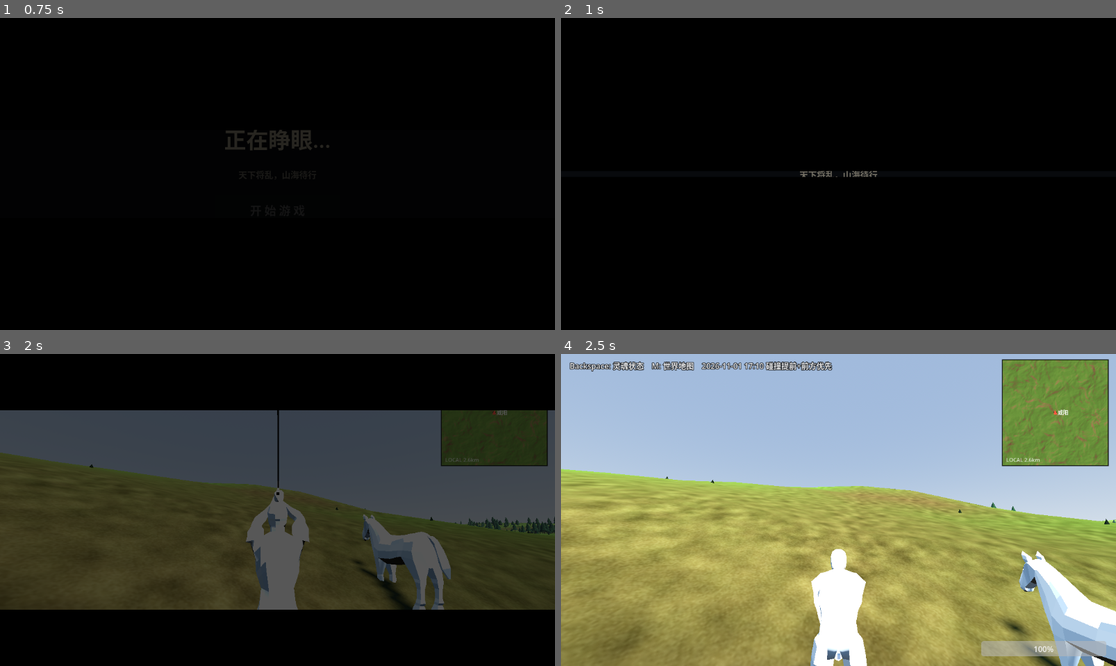
Above: before the commit, frames 1-4 (two rows, left to right).
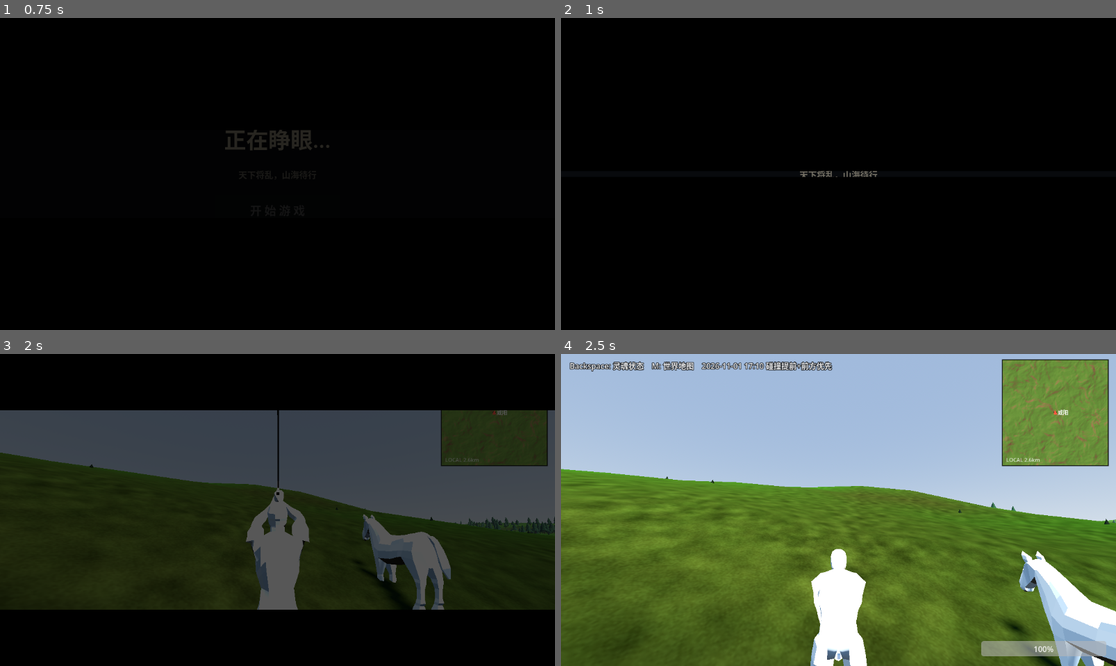
Above: after the commit, the same moments.

Repository: Richesfire/map
Game: Godot game, scene res://scenes/main_menu.tscn
Two runs of this game, one before a commit and one after it. Both use one fixed random seed, a clock stepped at 60 frames per second and the inputs below.
Inputs (mouse positions are in pixels of both pictures, inside the frame that each line leads up to):
- Up to frame 1 (0.75 s): click "开 始 游 戏" at 0.5 s
- Up to frame 2 (1 s): no input
- Up to frame 3 (2 s): tap Enter at 1.25 s; move the mouse to (305, 510) at 1.27 s; hold W (move_forward) from 1.28 s (still down); hold F (interact) from 1.28 s (still down); click (305, 510) at 1.42 s; tap Space (jump) at 1.52 s
- Up to frame 4 (2.5 s): keep holding W (move_forward); move the mouse to (810, 510) at 2.02 s; release F (interact) at 2.03 s; tap Enter at 2.1 s; tap Space (jump) at 2.27 s

Frames 1-2 are identical in both runs. In frame 3, 31% of the frame differs, in the area x 0-100%, y 31-82%; in frame 4, 50%, in the area x 0-100%, y 36-100%.

Commit message:
地块按生物群系染色；目标标记随球转；窗口失焦放开鼠标

Diff:
--- a/godot/scripts/map/map_world.gd
+++ b/godot/scripts/map/map_world.gd
@@ -47,6 +47,25 @@
 var _prop_meshes: Dictionary = {}
 var _built := false
 var biome: BiomeMap
+
+## 地表染色（和地球仪上那套同源，只是压淡一些，免得地面过饱和）
+const BIOME_TINTS := {
+	"ocean": Color(0.35, 0.55, 0.85),
+	"ice": Color(0.95, 0.97, 1.00),
+	"tundra": Color(0.72, 0.76, 0.68),
+	"alpine": Color(0.86, 0.86, 0.84),
+	"mountain": Color(0.78, 0.74, 0.68),
+	"hills": Color(0.86, 0.92, 0.78),
+	"forest": Color(0.62, 0.78, 0.58),
+	"jungle": Color(0.48, 0.72, 0.42),
+	"savanna": Color(1.02, 0.98, 0.66),
+	"steppe": Color(1.00, 0.96, 0.72),
+	"desert": Color(1.18, 1.04, 0.72),
+	"badland": Color(1.05, 0.98, 0.88),
+	"marsh": Color(0.66, 0.80, 0.68),
+	"plain": Color(0.92, 1.00, 0.88),
+	"inland_water": Color(0.45, 0.65, 0.90),
+}
 var _biome_parts: Dictionary = {}
 var _tiles_x := 0
 var _tiles_z := 0
@@ -280,6 +299,7 @@
 	var tile := TerrainTile.new()
 	tile.biome_id = bid
 	tile.biome_parts = _biome_parts.get(bid, {})
+	tile.biome_color = BIOME_TINTS.get(bid, Color.WHITE)
 	tile.ground_material = _ground_material
 	tile.prop_material = _prop_material
 	tile.prop_meshes = _prop_meshes
--- a/godot/scripts/map/terrain_tile.gd
+++ b/godot/scripts/map/terrain_tile.gd
@@ -47,6 +47,7 @@
 var v_center := 0.0
 var build_scatter := true
 var biome_id := "plain"
+var biome_color := Color.WHITE
 var biome_parts: Dictionary = {}      # kind -> [零件编号]
 
 ## 本格的球面地址 (face, x, y)
@@ -227,7 +228,7 @@
 	else:
 		_ground = MeshInstance3D.new()
 		_ground.name = "Ground"
-		_ground.material_override = ground_material
+		_ground.material_override = _make_tinted_material()
 		add_child(_ground)
 		_ground.mesh = mesh
 
@@ -632,3 +633,12 @@
 	h = ((h ^ (h >> 13)) * 1274126177) & 0x7FFFFFFF
 	h = h ^ (h >> 16)
 	return float(h & 0xFFFF) / 65535.0
+
+
+## 每块地一份材质实例，只为了给 biome_tint 传不同的颜色。
+func _make_tinted_material() -> Material:
+	if ground_material is ShaderMaterial:
+		var m := (ground_material as ShaderMaterial).duplicate() as ShaderMaterial
+		m.set_shader_parameter("biome_tint", biome_color)
+		return m
+	return ground_material
--- a/godot/scripts/map/world_map_overlay.gd
+++ b/godot/scripts/map/world_map_overlay.gd
@@ -25,6 +25,13 @@
 		if font != null:
 			draw_string(font, p + Vector2(8, 5), a.label, HORIZONTAL_ALIGNMENT_LEFT,
 					-1, 15, Color(1, 1, 1, 0.96))
+
+	# ---- 旅行准星：只在还没定下目标时画（定下后只画球上那个，跟着球转）
+	if dialog._target_dir == Vector3.ZERO:
+		_draw_reticle(dialog.pin_pos())
+
+	if false:
+		pass
 
 	# ---- 旅行准星（停靠在左侧，可拖到球上）
 	var pp := dialog.pin_pos()
@@ -55,3 +62,12 @@
 		if font != null:
 			draw_string(font, pm + Vector2(14, 5), "你在这里", HORIZONTAL_ALIGNMENT_LEFT,
 					-1, 14, Color(1, 0.75, 0.6, 0.95))
+
+
+func _draw_reticle(pp: Vector2) -> void:
+	draw_circle(pp, 15.0, Color(0.06, 0.05, 0.03, 0.55))
+	draw_arc(pp, 15.0, 0.0, TAU, 32, Color(0.98, 0.82, 0.32, 0.95), 2.5)
+	draw_line(pp + Vector2(-22, 0), pp + Vector2(-8, 0), Color(0.98, 0.82, 0.32), 2.0)
+	draw_line(pp + Vector2(8, 0), pp + Vector2(22, 0), Color(0.98, 0.82, 0.32), 2.0)
+	draw_line(pp + Vector2(0, -22), pp + Vector2(0, -8), Color(0.98, 0.82, 0.32), 2.0)
+	draw_line(pp + Vector2(0, 8), pp + Vector2(0, 22), Color(0.98, 0.82, 0.32), 2.0)
--- a/godot/scripts/world/world_root.gd
+++ b/godot/scripts/world/world_root.gd
@@ -128,10 +128,10 @@
 ## 否则光标被游戏抓着，桌面上的鼠标会"消失"
 func _notification(what: int) -> void:
 	match what:
-		NOTIFICATION_APPLICATION_FOCUS_OUT:
+		NOTIFICATION_APPLICATION_FOCUS_OUT, NOTIFICATION_WM_WINDOW_FOCUS_OUT:
 			if Input.mouse_mode == Input.MOUSE_MODE_CAPTURED:
 				Input.mouse_mode = Input.MOUSE_MODE_VISIBLE
-		NOTIFICATION_APPLICATION_FOCUS_IN:
+		NOTIFICATION_APPLICATION_FOCUS_IN, NOTIFICATION_WM_WINDOW_FOCUS_IN:
 			if not _soul and not _map_open and player != null:
 				Input.mouse_mode = Input.MOUSE_MODE_CAPTURED
 
--- a/godot/shaders/terrain_splat.gdshader
+++ b/godot/shaders/terrain_splat.gdshader
@@ -33,6 +33,10 @@
 uniform float tri_sharpness = 4.0;
 
 // 调试：只看白膜（策划总纲里"地形（白膜地形）"那一步）
+// 生物群系染色：整体乘上去，配合地表纹理把草原/沙漠/冰原区分开
+uniform vec3 biome_tint : source_color = vec3(1.0, 1.0, 1.0);
+uniform float biome_tint_strength = 1.0;
+
 uniform bool show_white_model = false;
 uniform vec3 white_color : source_color = vec3(0.84, 0.84, 0.82);
 
@@ -96,6 +100,7 @@
 		col = white_color;
 	}
 
+	col = mix(col, col * biome_tint, biome_tint_strength);
 	ALBEDO = col;
 	ROUGHNESS = 0.94;
 	SPECULAR = 0.16;
Not shown, added: godot/_截图/35_准星停靠.png.import
Binary file added: godot/_截图/36_地形染色.png
